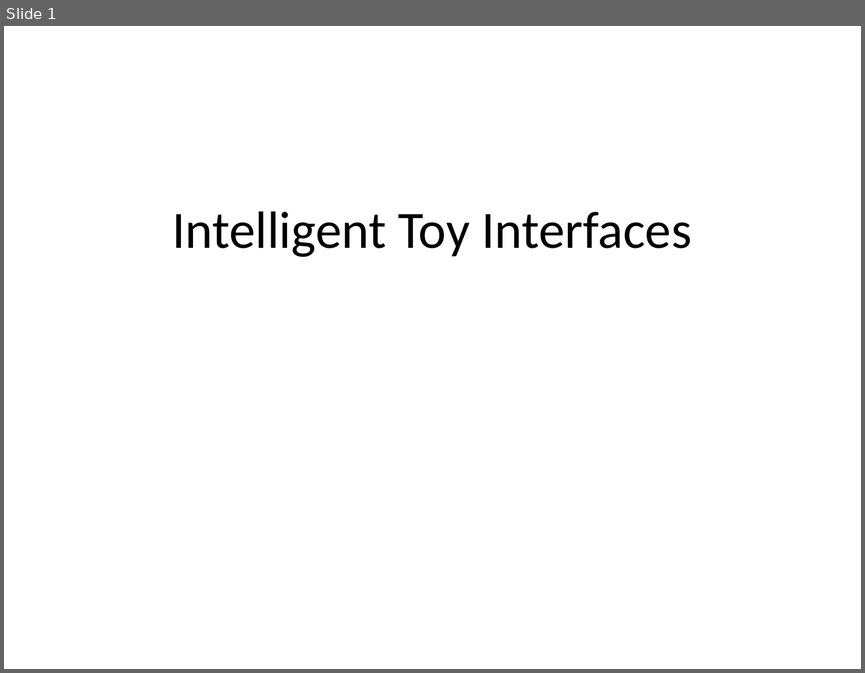
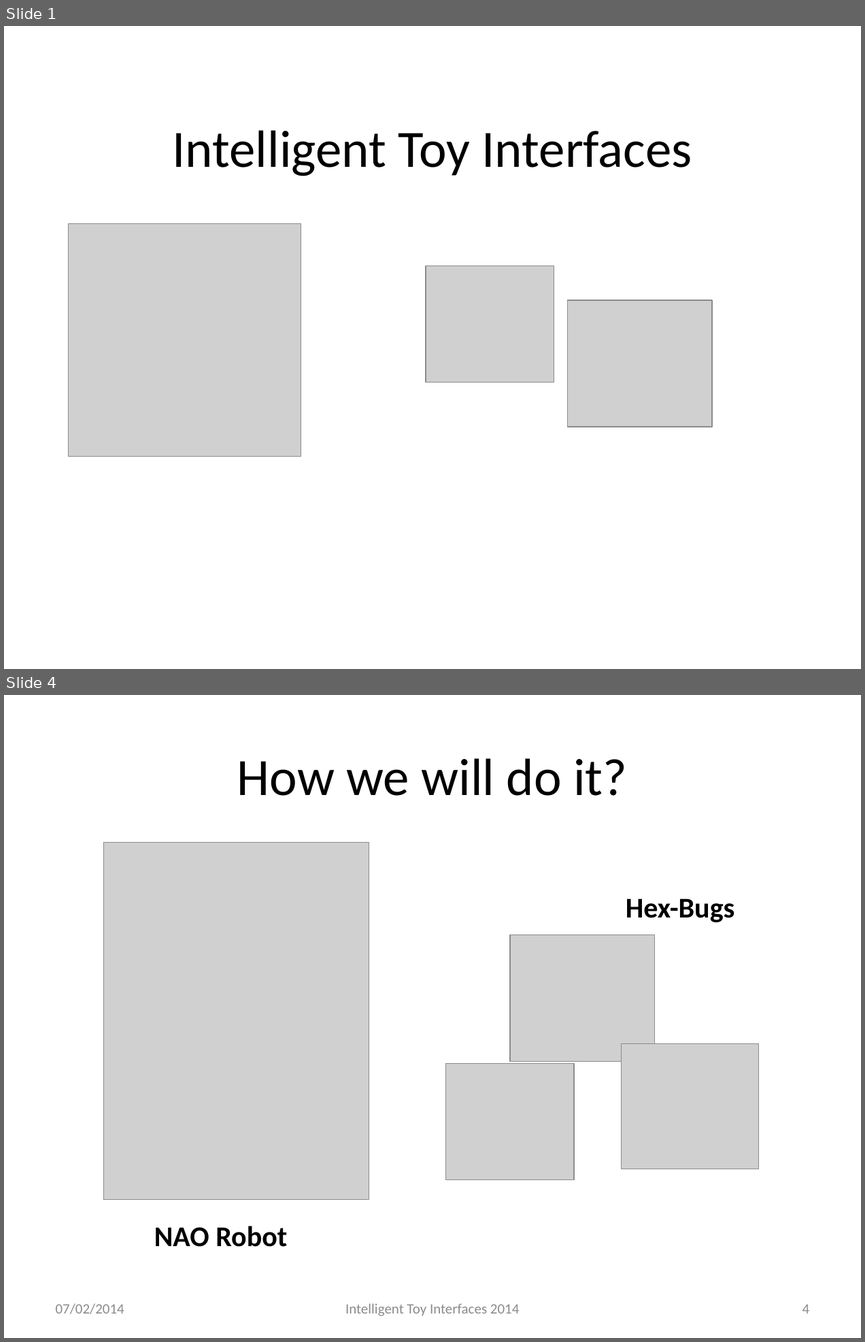
Before and after one commit to AlexJaeger/presfyp, a slide deck: Presentation.pptx. Shown one above the other, each under a label of ours: slide 1 before the commit, slides 1 and 4 after it; the slides between them are not shown. The pictures are 865x673 and 865x1342 pixels, drawn with LibreOffice and Linux fonts; fonts in the diff are those of the drawing; grey boxes stand for pictures; background and template pictures are left out. Boxes give left, top, right and bottom in pixels: in the first picture for what was removed or moved away, otherwise in the second. Text is boxed around its words. In the diff, an @@ line names an element or a change of style, - is before the commit and + after.

```diff
--- a/Presentation.pptx
+++ b/Presentation.pptx
@@ slide 4 added at box(4, 695, 861, 1338), background #FFFFFF @@
@@ title added at box(237, 758, 627, 796), 44 pt, text #000000 @@
+How we will do it?
@@ picture added at box(103, 843, 369, 1200) @@
@@ text added at box(626, 898, 735, 922), 24 pt, text #000000, bold @@
+Hex-Bugs
@@ picture added at box(509, 935, 654, 1062) @@
@@ picture added at box(621, 1043, 758, 1168) @@
@@ picture added at box(446, 1064, 574, 1180) @@
@@ text added at box(154, 1225, 287, 1246), 24 pt, text #000000, bold @@
+NAO Robot
@@ text added at box(56, 1303, 124, 1314), 12 pt, text #8C8C8C @@
+07/02/2014
@@ text added at box(345, 1303, 519, 1316), 12 pt, text #8C8C8C @@
+Intelligent Toy Interfaces 2014
@@ page number added at box(802, 1304, 810, 1313), 12 pt, text #8C8C8C @@
+4
@@ slide 1 changed as well @@
@@ title "Intelligent Toy Interfaces": place and size @@
-title "Intelligent Toy Interfaces" at box(172, 211, 691, 257)
+title "Intelligent Toy Interfaces" at box(172, 130, 692, 176)
@@ picture added at box(68, 224, 301, 457) @@
@@ picture added at box(426, 266, 553, 382) @@
@@ picture added at box(567, 300, 712, 427) @@
```
Also in this commit, not shown: 1 other slide changed, 5 other slides added, 4 other files.
